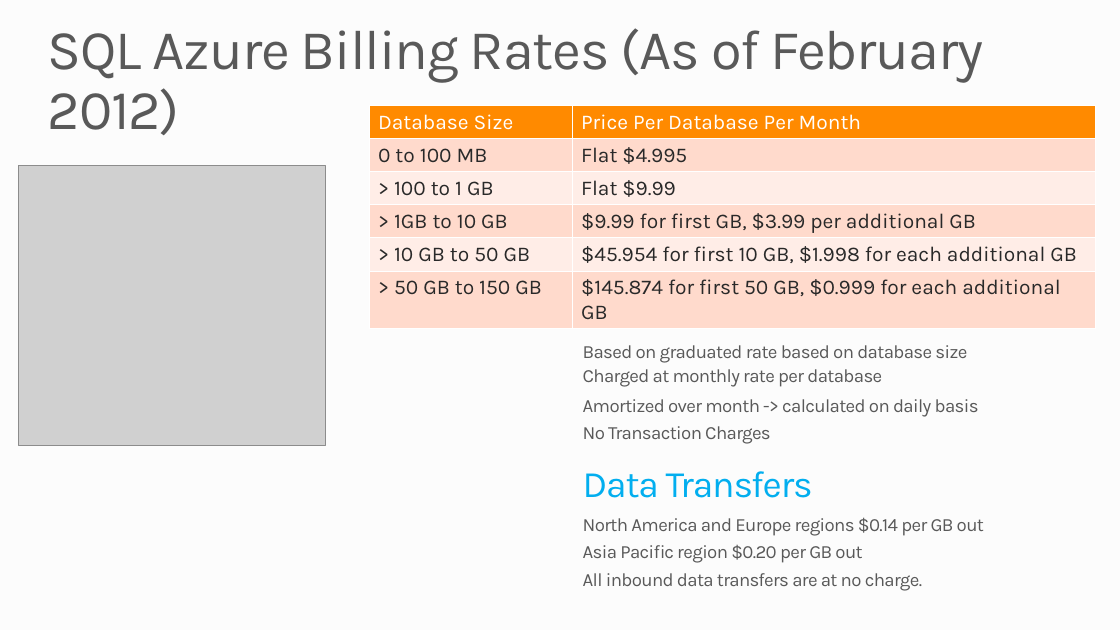
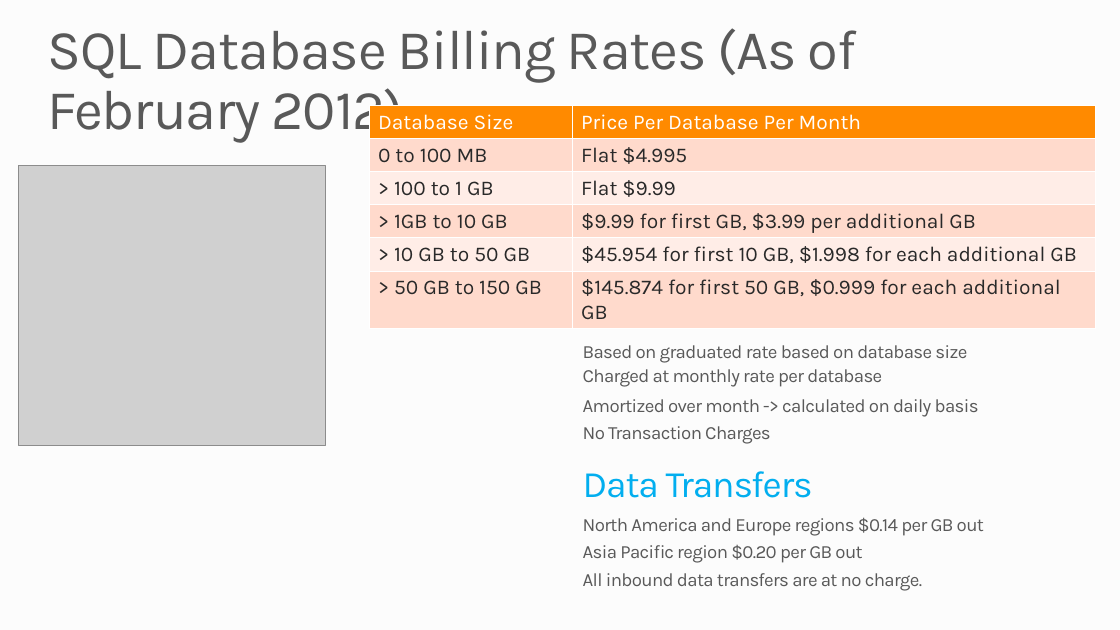
Before and after one commit to mwasham/WATK-Presentations, a slide deck: slide 32 of WindowsAzureSQLDatabase/WindowsAzureSQLDatabase.pptx. Drawn at 1120x630 pixels with LibreOffice and Linux fonts; fonts in the diff are those of the drawing; grey boxes stand for pictures; background and template pictures are left out. Boxes give left, top, right and bottom in pixels: in the first picture for what was removed or moved away, otherwise in the second. Text is boxed around its words. In the diff, an @@ line names an element or a change of style, - is before the commit and + after.

Commit message:
renamed the sql azure folders and updated the decks to replace SQL Azure with SQL Database

```diff
--- a/WindowsAzureSQLDatabase/WindowsAzureSQLDatabase.pptx
+++ b/WindowsAzureSQLDatabase/WindowsAzureSQLDatabase.pptx
@@ title at (48, 28, 857, 143): text changed @@
-SQL Azure Billing Rates (As of February 2012)
+SQL Database Billing Rates (As of February 2012)
```
Also in this commit, not shown: 20 other slides changed, 9 other files.
